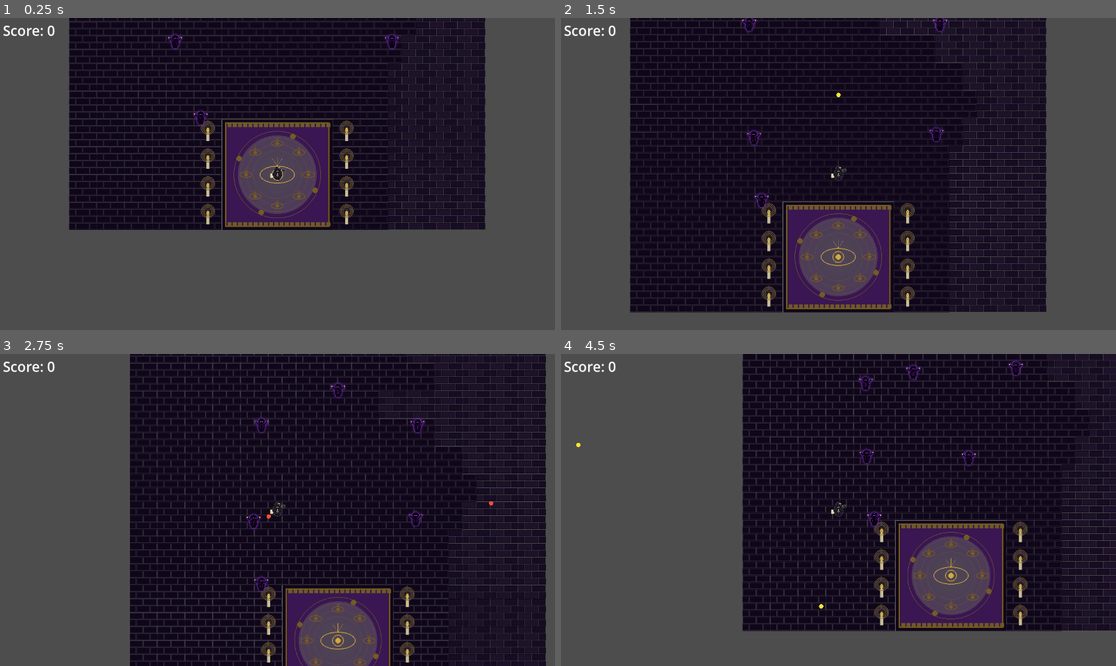
Above: before the commit, frames 1-4 (two rows, left to right).
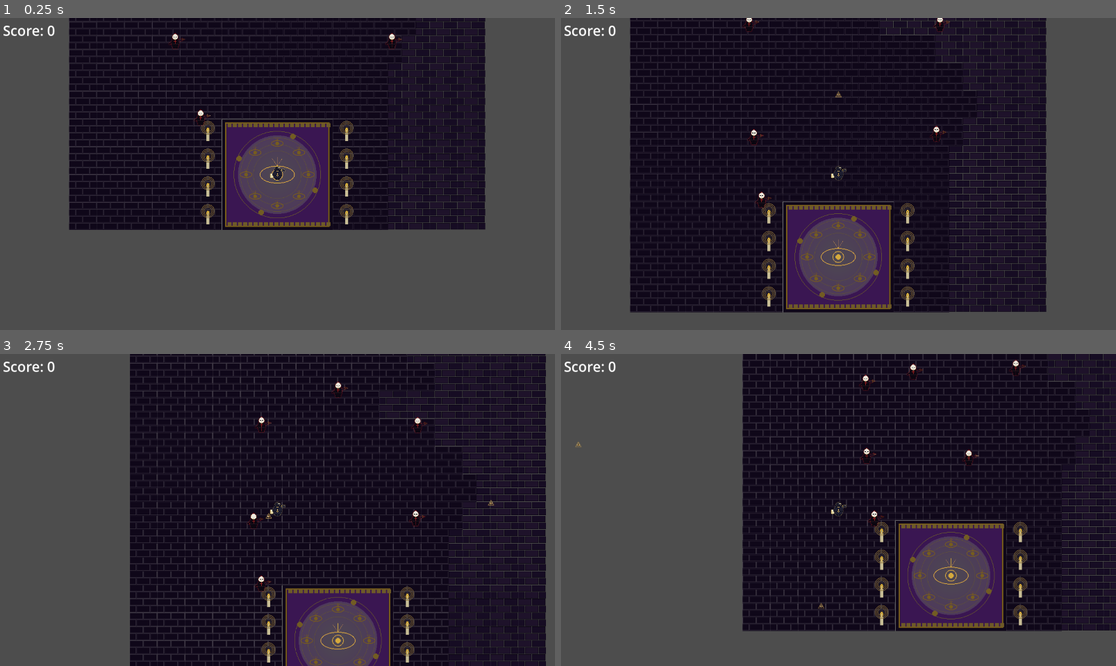
Above: after the commit, the same moments.

Repository: HMarchiori/Infiltrated
Game: Godot game, scene res://Game.tscn
Same seed, same stepped clock (60 frames per second), same inputs: the game is played once before the commit and once after it.
Inputs:
- Up to frame 1 (0.25 s): no input
- Up to frame 2 (1.5 s): tap Enter (ui_accept) at 0.5, 0.77 s; hold Up (ui_up) from 0.53 s (still down)
- Up to frame 3 (2.75 s): tap Enter (ui_accept) at 1.52 s; release Up (ui_up) at 2.03 s; hold Left (ui_left) from 2.03 s (still down)
- Up to frame 4 (4.5 s): tap Enter (ui_accept) at 3.02, 3.77 s; release Left (ui_left) at 3.53 s; hold Down (ui_down) 3.53-4.28 s; hold Right (ui_right) from 4.28 s (still down)

The runs differ from the first frame. In frame 1, 0.2% of the frame differs, in the area x 30-73%, y 4-35%; in frame 2, 0.4%; in frame 3, 0.5%; in frame 4, 0.5%, in the area x 2-84%, y 1-82%.

Commit message:
add texture

Diff:
--- a/infiltrated/Enemy.tscn
+++ b/infiltrated/Enemy.tscn
@@ -1,21 +1,20 @@
 [gd_scene format=3 uid="uid://cltibw3ejn6ba"]
 
-[ext_resource type="Script" path="res://Enemy.gd" id="1_enscript"]
-[ext_resource type="PackedScene" path="res://Projectile.tscn" id="2_projscene"]
-[ext_resource type="Texture2D" path="res://Assets/03_chorus_cultist.png" id="3_entex"]
+[ext_resource type="Script" uid="uid://by4ot1edxp8fm" path="res://Enemy.gd" id="1_enscript"]
+[ext_resource type="PackedScene" uid="uid://dj62gaj2wrmfc" path="res://Projectile.tscn" id="2_projscene"]
+[ext_resource type="Texture2D" uid="uid://qecgxx1vbs1k" path="res://Assets/05_inquisitor.png" id="3_2hac7"]
 
 [sub_resource type="RectangleShape2D" id="RectangleShape2D_enemy"]
 size = Vector2(40, 40)
 
 [node name="Enemy" type="CharacterBody2D" unique_id=1407316942]
 collision_layer = 4
-collision_mask = 1
 script = ExtResource("1_enscript")
 bullet_scene = ExtResource("2_projscene")
 
 [node name="Sprite2D" type="Sprite2D" parent="." unique_id=1771241619]
-texture = ExtResource("3_entex")
 scale = Vector2(0.14, 0.14)
+texture = ExtResource("3_2hac7")
 
 [node name="CollisionShape2D" type="CollisionShape2D" parent="." unique_id=1209608117]
 shape = SubResource("RectangleShape2D_enemy")
--- a/infiltrated/ExitPortal.tscn
+++ b/infiltrated/ExitPortal.tscn
@@ -1,16 +1,19 @@
 [gd_scene format=3 uid="uid://d1y516ahtqlo5"]
 
-[ext_resource type="Script" path="res://ExitPortal.gd" id="1_portalscript"]
+[ext_resource type="Script" uid="uid://b7q0j03wldw1o" path="res://ExitPortal.gd" id="1_portalscript"]
+[ext_resource type="Texture2D" uid="uid://d2lo7kewyyl5" path="res://Assets/14_portal_exit.png" id="2_hv05d"]
 
 [sub_resource type="CircleShape2D" id="CircleShape2D_portal"]
 radius = 30.0
 
 [node name="ExitPortal" type="Area2D" unique_id=506935242]
+scale = Vector2(0.35, 0.35)
 collision_layer = 32
 collision_mask = 2
 script = ExtResource("1_portalscript")
 
 [node name="Sprite2D" type="Sprite2D" parent="." unique_id=1044069211]
+texture = ExtResource("2_hv05d")
 
 [node name="CollisionShape2D" type="CollisionShape2D" parent="." unique_id=1663749113]
 shape = SubResource("CircleShape2D_portal")
--- a/infiltrated/Projectile.gd
+++ b/infiltrated/Projectile.gd
@@ -18,10 +18,6 @@
 		collision_mask = 2
 	body_entered.connect(_on_body_entered)
 
-func _draw() -> void:
-	var cor := Color(1.0, 0.9, 0.2) if from_player else Color(1.0, 0.3, 0.2)
-	draw_circle(Vector2.ZERO, 5.0, cor)
-
 func _process(delta: float) -> void:
 	position += direction * SPEED * delta
 	_elapsed += delta
--- a/infiltrated/Projectile.tscn
+++ b/infiltrated/Projectile.tscn
@@ -1,6 +1,7 @@
 [gd_scene format=3 uid="uid://dj62gaj2wrmfc"]
 
 [ext_resource type="Script" path="res://Projectile.gd" id="1_projscript"]
+[ext_resource type="Texture2D" uid="uid://c8c85gdqsdvuu" path="res://Assets/09_eye_symbol.png" id="2_eyetex"]
 
 [sub_resource type="RectangleShape2D" id="RectangleShape2D_xh6v2"]
 size = Vector2(6, 6)
@@ -11,6 +12,8 @@
 script = ExtResource("1_projscript")
 
 [node name="Sprite2D" type="Sprite2D" parent="." unique_id=900713297]
+scale = Vector2(0.05, 0.05)
+texture = ExtResource("2_eyetex")
 
 [node name="CollisionShape2D" type="CollisionShape2D" parent="." unique_id=1411798696]
 shape = SubResource("RectangleShape2D_xh6v2")
